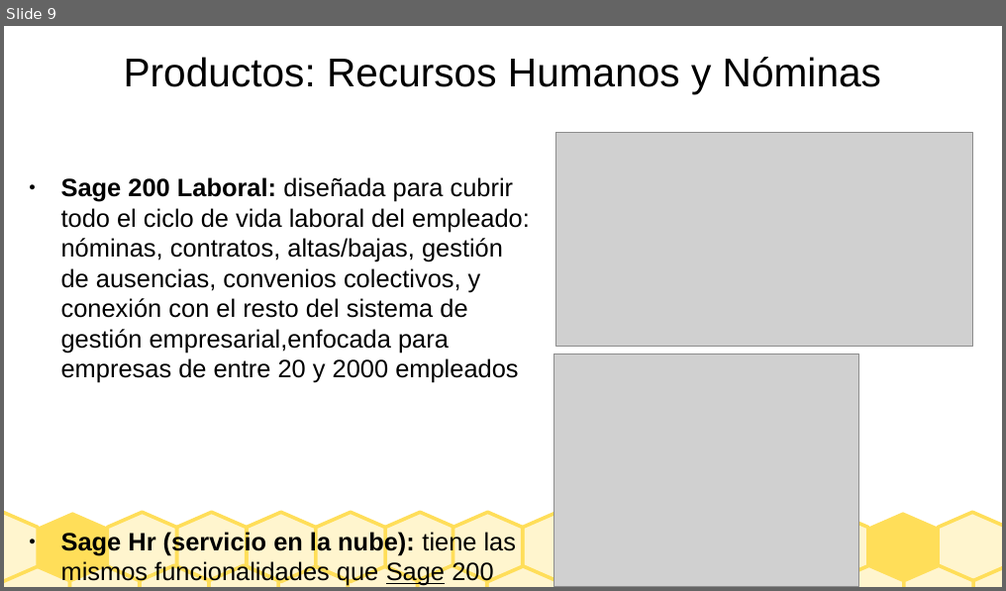
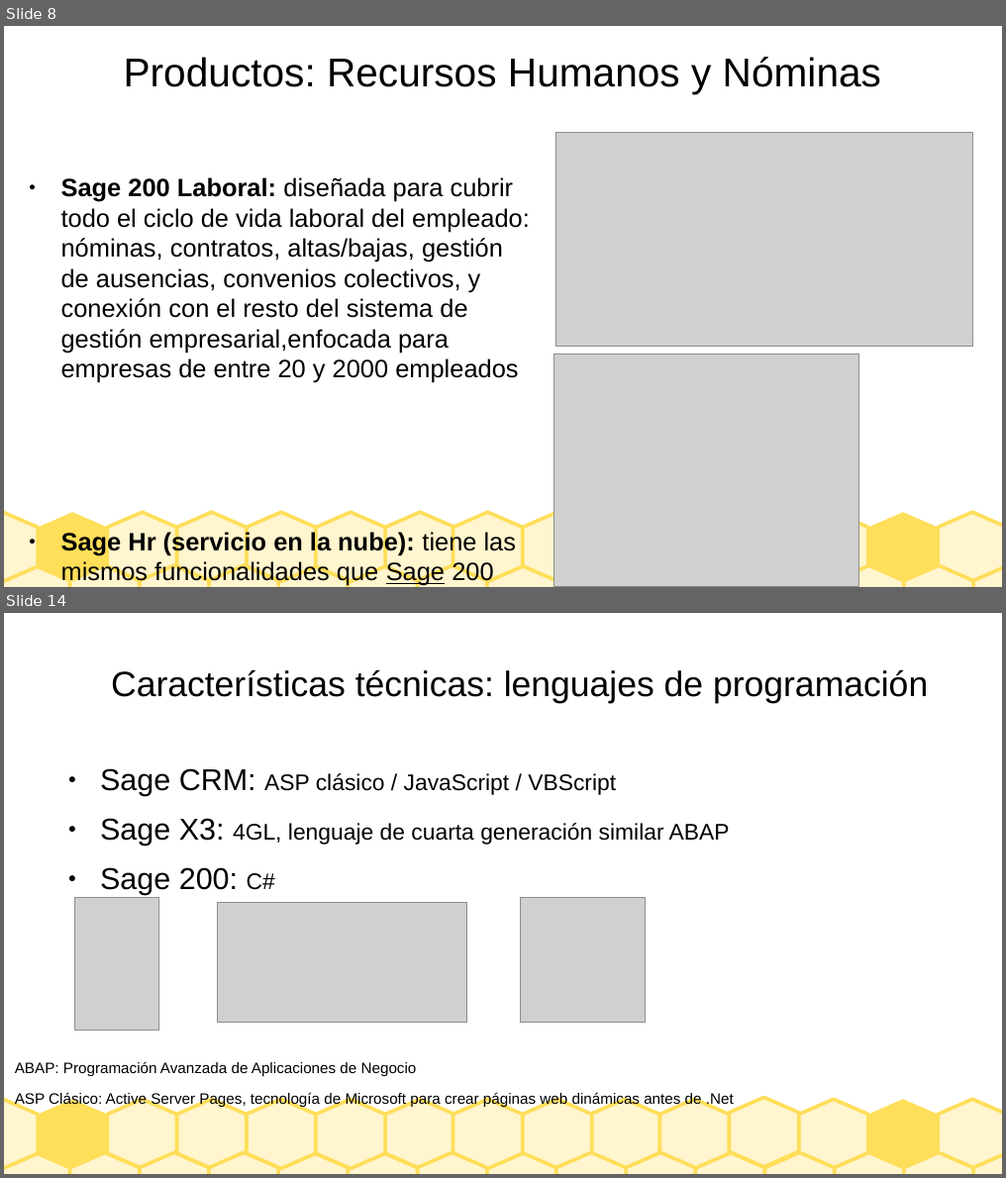
Before and after one commit to Borja-68/asignaturas, a slide deck: sistemas empresa/Presentacion_SAGE.odp. Shown one above the other, each under a label of ours: slide 9 before the commit, slides 8 and 14 after it; the slides between them are not shown. The pictures are 1006x591 and 1006x1178 pixels, drawn with LibreOffice and Linux fonts; fonts in the diff are those of the drawing; grey boxes stand for pictures. Boxes give left, top, right and bottom in pixels: in the first picture for what was removed or moved away, otherwise in the second. Text is boxed around its words. In the diff, an @@ line names an element or a change of style, - is before the commit and + after.

```diff
--- a/sistemas empresa/Presentacion_SAGE.odp
+++ b/sistemas empresa/Presentacion_SAGE.odp
@@ slide 14 added at (4, 613, 1002, 1174), background #FFFFFF; not listed: 27 template elements that a slide beside it also shows @@
@@ title added at (111, 669, 928, 703), 28 pt, text #000000 @@
+Características técnicas: lenguajes de programación
@@ text added at (100, 768, 730, 895), 18 pt, text #000000 @@
+● Sage CRM: ASP clásico / JavaScript / VBScript
+● Sage X3: 4GL, lenguaje de cuarta generación similar ABAP
+● Sage 200: C#
@@ picture added at (75, 898, 159, 1031) @@
@@ picture added at (218, 903, 467, 1022) @@
@@ picture added at (521, 898, 647, 1023) @@
@@ text added at (15, 1061, 734, 1108), 12 pt, text #000000 @@
+ABAP: Programación Avanzada de Aplicaciones de Negocio
+ASP Clásico: Active Server Pages, tecnología de Microsoft para crear páginas web dinámicas antes de .Net
@@ freeform shape added at (591, 1099, 660, 1169), fill #FFF5CE, outline #FFDE59 2.83 pt @@
@@ freeform shape added at (659, 1099, 730, 1169), fill #FFF5CE, outline #FFDE59 2.83 pt @@
@@ freeform shape added at (730, 1097, 799, 1167), fill #FFF5CE, outline #FFDE59 2.83 pt @@
@@ what was slide 9 is now slide 8 @@
```
Also in this commit, not shown: 9 slides changed, 4 other slides added, 2 other files.
